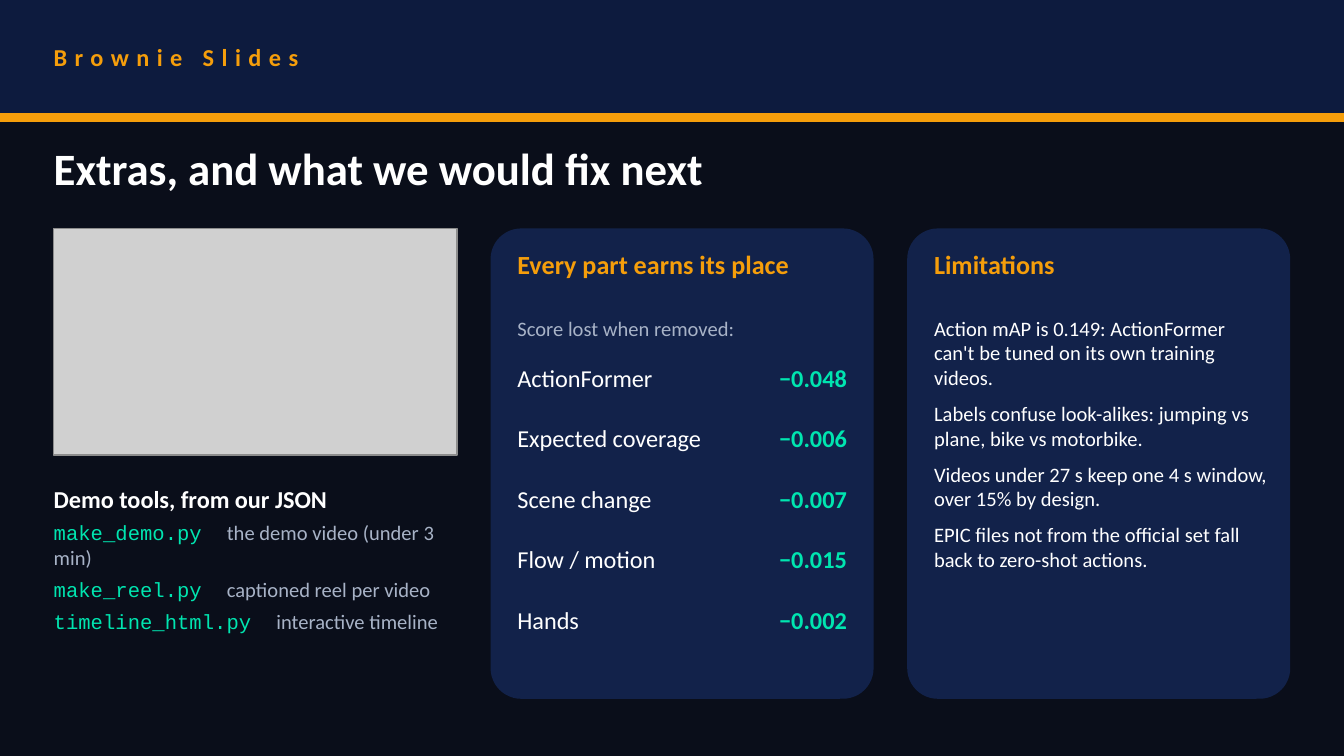
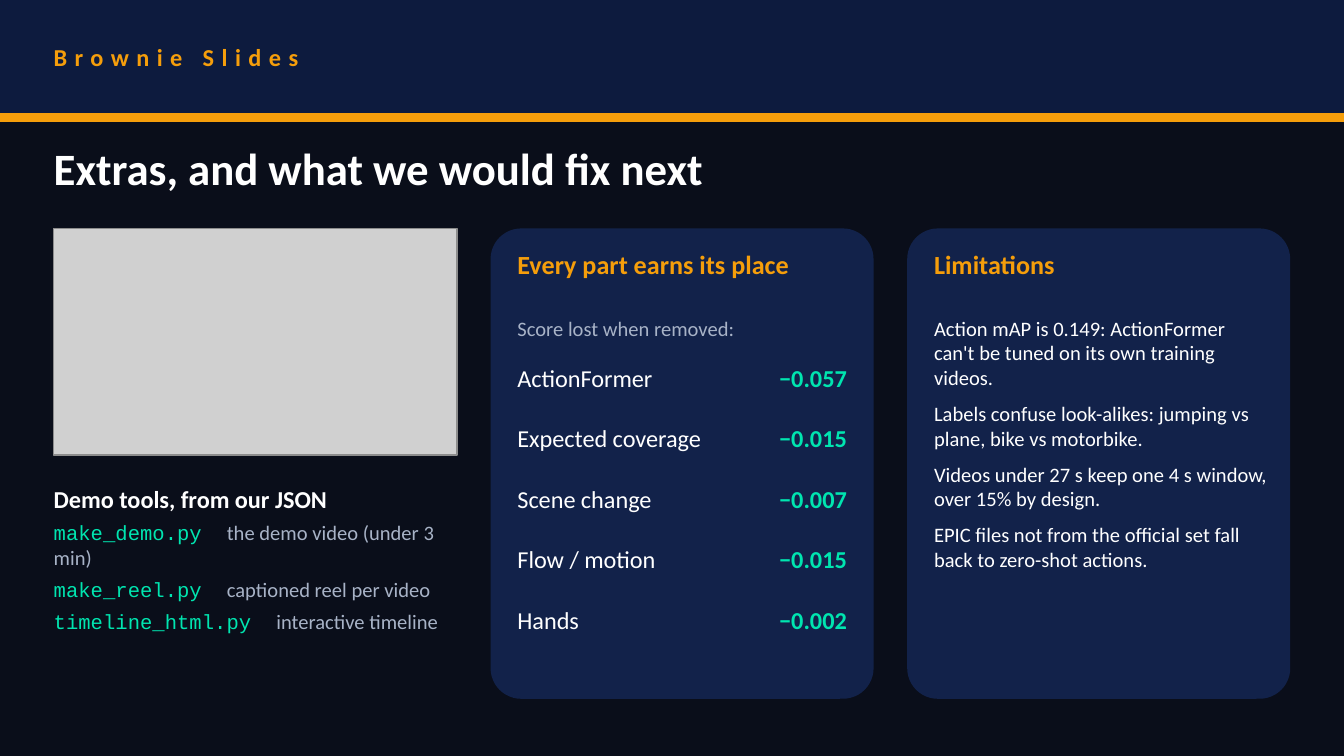
Before and after one commit to prakartii/samsung-xr-hackathon, a slide deck: slide 8 of docs/VITVellore_Nexus.pptx. Drawn at 1344x756 pixels with LibreOffice and Linux fonts; fonts in the diff are those of the drawing; grey boxes stand for pictures. Boxes give left, top, right and bottom in pixels: in the first picture for what was removed or moved away, otherwise in the second. Text is boxed around its words. In the diff, an @@ line names an element or a change of style, - is before the commit and + after.

```diff
--- a/docs/VITVellore_Nexus.pptx
+++ b/docs/VITVellore_Nexus.pptx
@@ text at (779, 371, 847, 387): text changed @@
-−0.048
+−0.057
@@ text at (779, 431, 847, 447): text changed @@
-−0.006
+−0.015
```
Also in this commit, not shown: 3 other slides changed, 6 other files.
